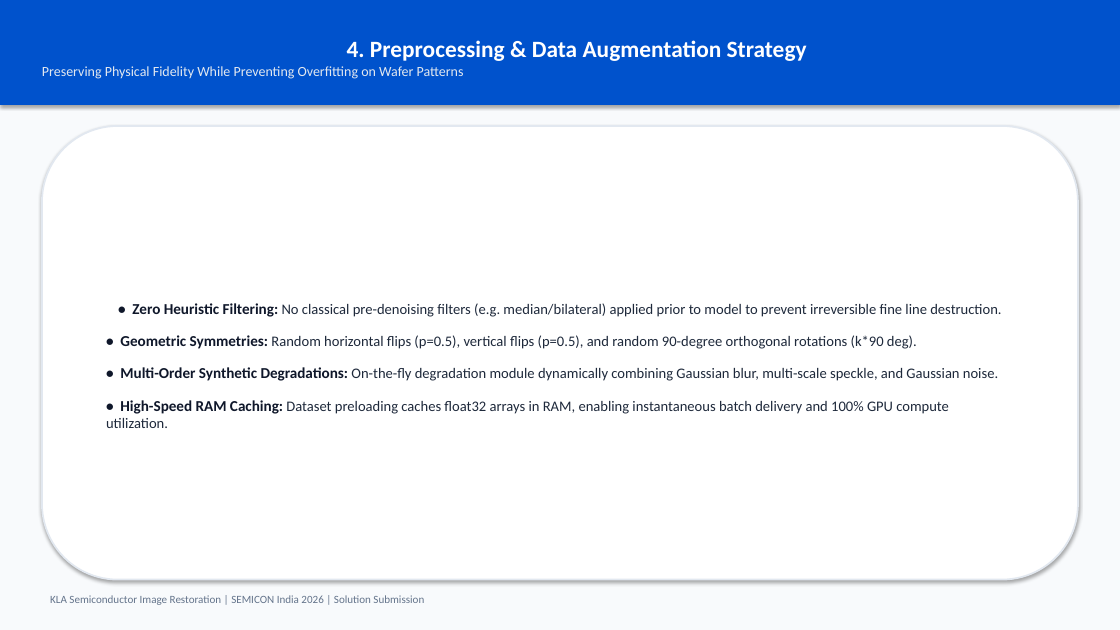
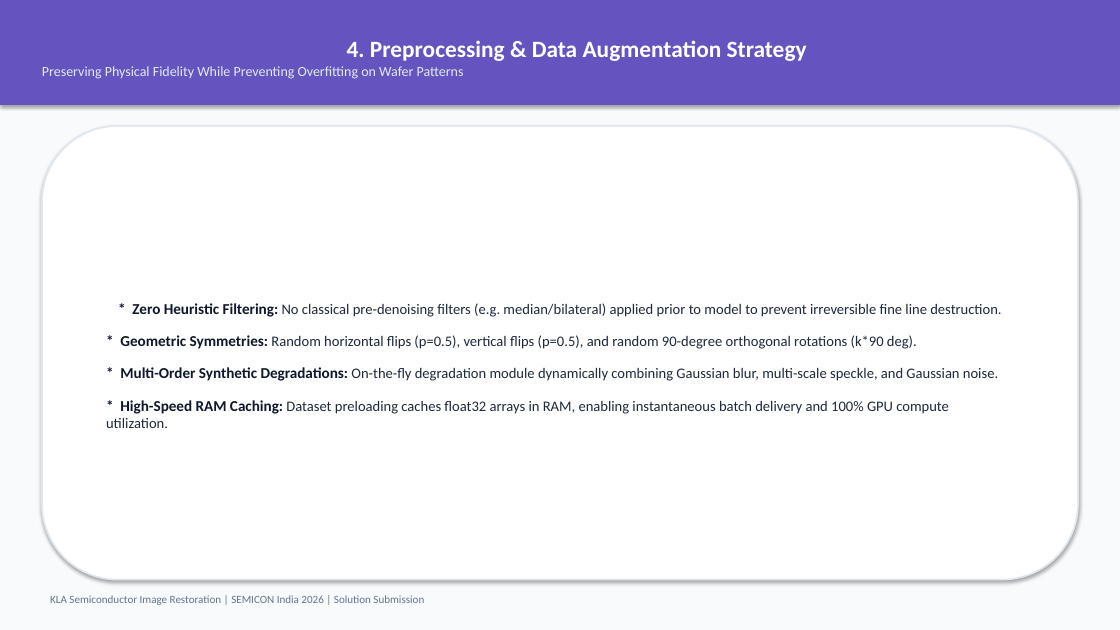
Before and after one commit to Ad1thh/KLA-Semicon-AI-Restoration, a slide deck: slide 5 of solution_presentation.pptx. Drawn at 1120x630 pixels with LibreOffice and Linux fonts; fonts in the diff are those of the drawing. Boxes give left, top, right and bottom in pixels: in the first picture for what was removed or moved away, otherwise in the second. Text is boxed around its words. In the diff, an @@ line names an element or a change of style, - is before the commit and + after.

```diff
--- a/solution_presentation.pptx
+++ b/solution_presentation.pptx
@@ rectangle "4. Preprocessing & Data Augmentation ..." at [0,0,1120,105]: fill #0052CC to #6554C0 @@
@@ text in rounded rectangle at [106,303,1001,428]: text changed @@
-• Zero Heuristic Filtering: No classical pre-denoising filters (e.g. median/bilateral) applied prior to model to prevent irreversible fine line destruction.
-• Geometric Symmetries: Random horizontal flips (p=0.5), vertical flips (p=0.5), and random 90-degree orthogonal rotations (k*90 deg).
-• Multi-Order Synthetic Degradations: On-the-fly degradation module dynamically combining Gaussian blur, multi-scale speckle, and Gaussian noise.
-• High-Speed RAM Caching: Dataset preloading caches float32 arrays in RAM, enabling instantaneous batch delivery and 100% GPU compute utilization.
+* Zero Heuristic Filtering: No classical pre-denoising filters (e.g. median/bilateral) applied prior to model to prevent irreversible fine line destruction.
+* Geometric Symmetries: Random horizontal flips (p=0.5), vertical flips (p=0.5), and random 90-degree orthogonal rotations (k*90 deg).
+* Multi-Order Synthetic Degradations: On-the-fly degradation module dynamically combining Gaussian blur, multi-scale speckle, and Gaussian noise.
+* High-Speed RAM Caching: Dataset preloading caches float32 arrays in RAM, enabling instantaneous batch delivery and 100% GPU compute utilization.
```
Also in this commit, not shown: 11 other slides changed, 10 other files.
